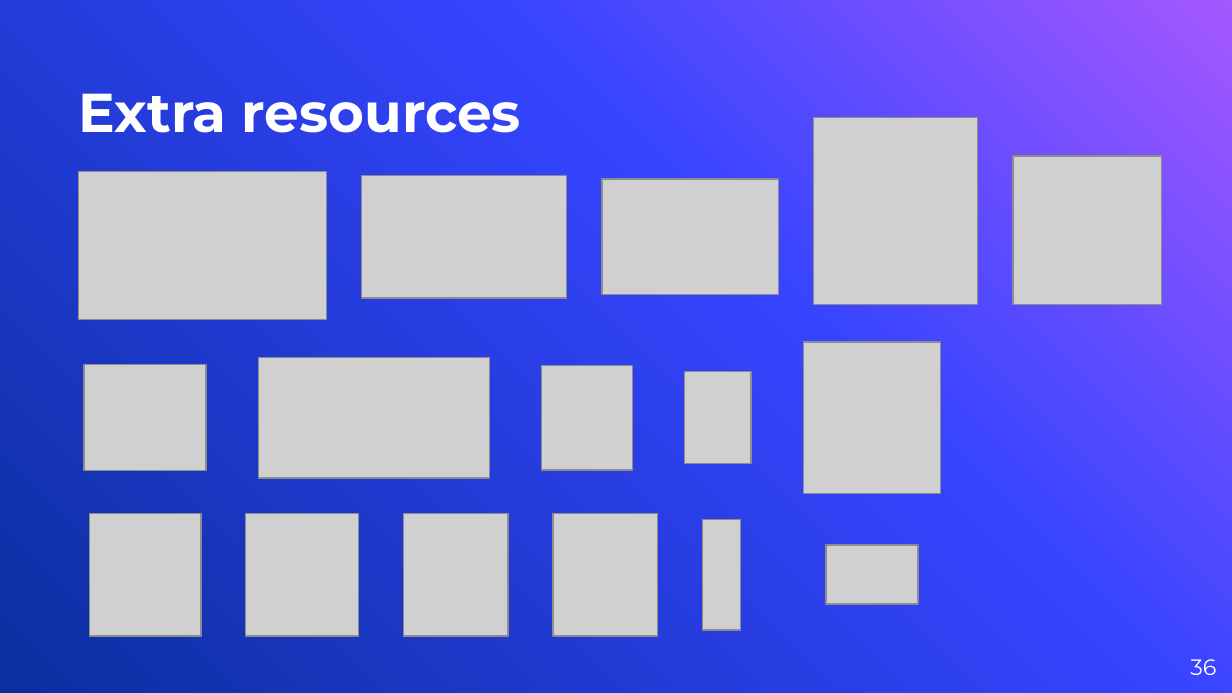
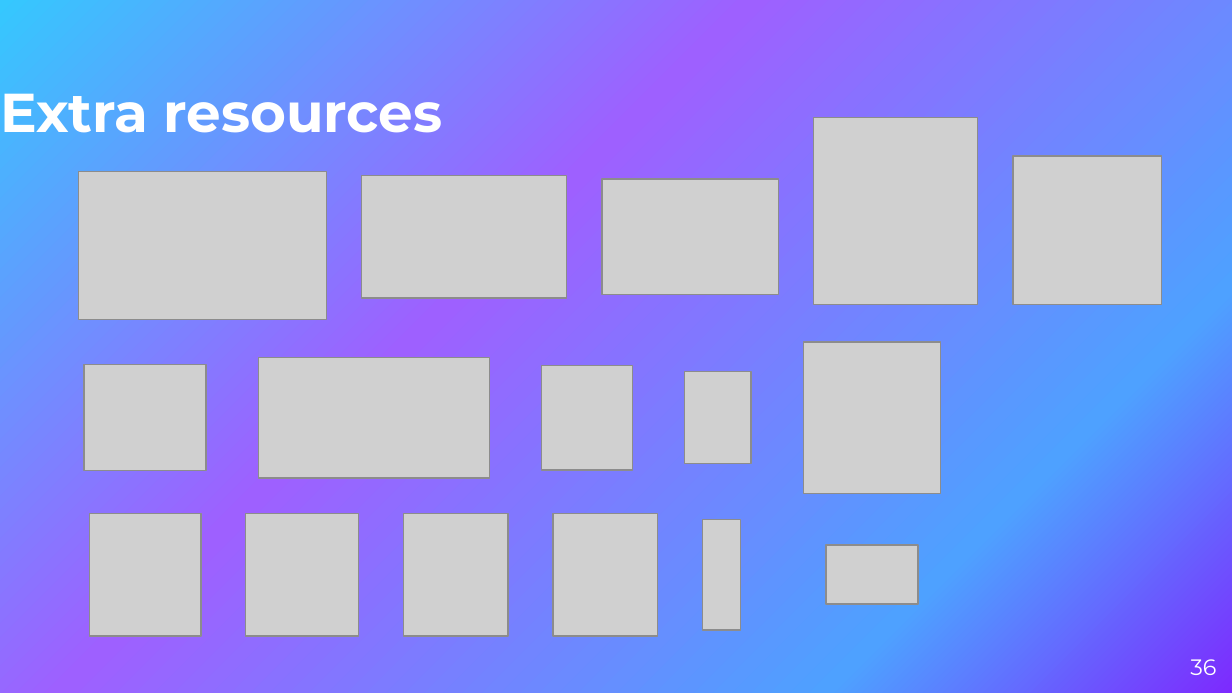
Before and after one commit to hugodemenez/isen-student-portal, a slide deck: slide 36 of presentation/Powerpoint.pptx. Drawn at 1232x693 pixels with LibreOffice and Linux fonts; fonts in the diff are those of the drawing; grey boxes stand for pictures. Boxes give left, top, right and bottom in pixels: in the first picture for what was removed or moved away, otherwise in the second. Text is boxed around its words. In the diff, an @@ line names an element or a change of style, - is before the commit and + after.

```diff
--- a/presentation/Powerpoint.pptx
+++ b/presentation/Powerpoint.pptx
@@ background gradient #A458FF to #3544FF to #0A2F9E to gradient #35C8FE to #9E60FF to #4EA1FF to #7D2AFE @@
@@ title "Extra resources": place and size @@
-title "Extra resources" at <box>78,93,521,133</box>
+title "Extra resources" at <box>0,93,443,133</box>
```
Also in this commit, not shown: 11 other slides changed, 2 slides added, 6 slides removed, 20 other files.
